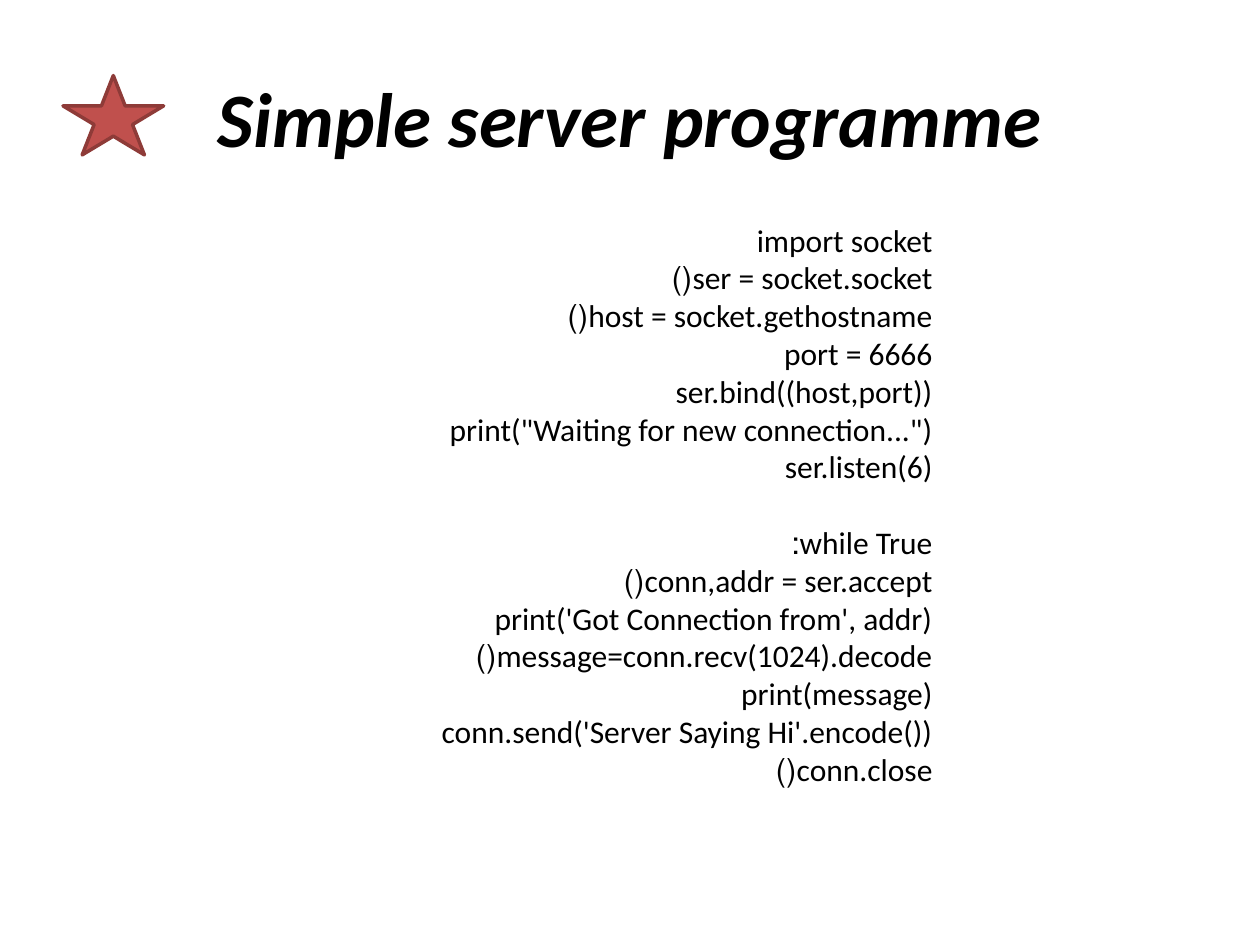
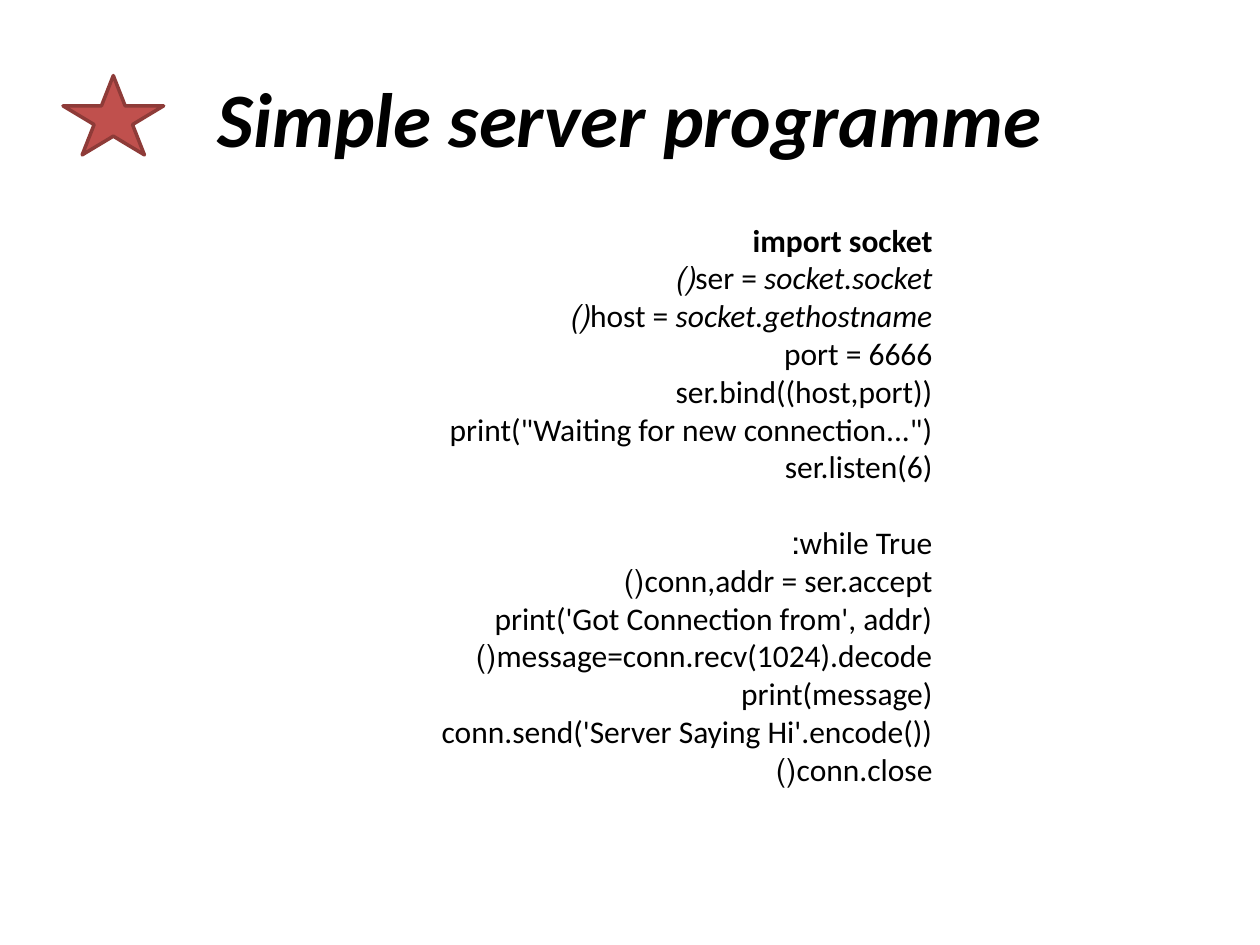
Before and after one commit to ReemAhmad96/client-server-socket, a slide deck: slide 7 of socket.pptx (slide 6 before the commit). Drawn at 1260x945 pixels with LibreOffice and Linux fonts; fonts in the diff are those of the drawing. Boxes give left, top, right and bottom in pixels: in the first picture for what was removed or moved away, otherwise in the second. Text is boxed around its words. In the diff, an @@ line names an element or a change of style, - is before the commit and + after.

```diff
--- a/socket.pptx
+++ b/socket.pptx
@@ text at (590, 230, 933, 333): bold on in "import socket"; italic on in "socket.socket()", "socket.gethostname()" @@
```
Also in this commit, not shown: 1 slide added.
